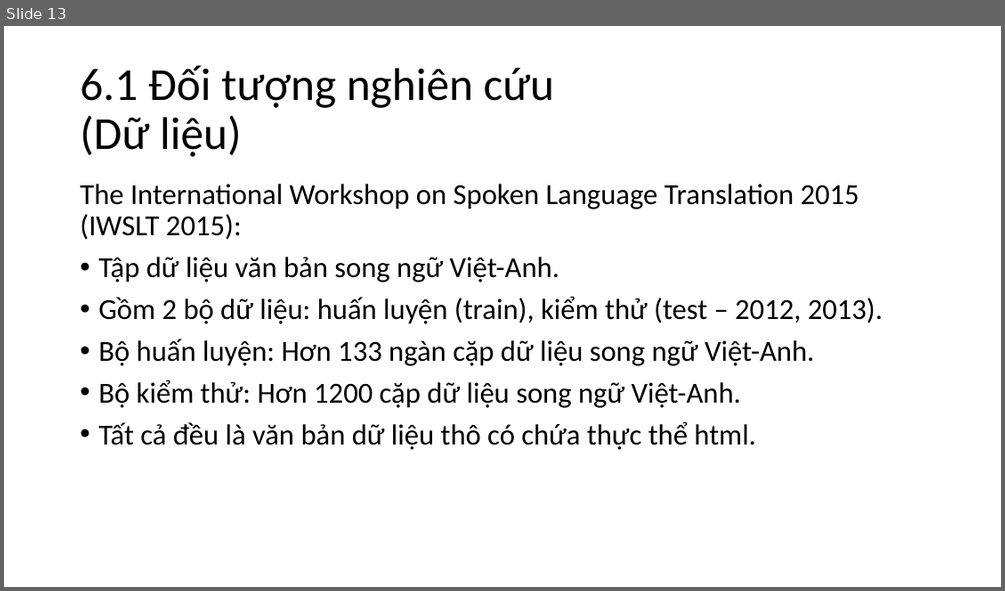
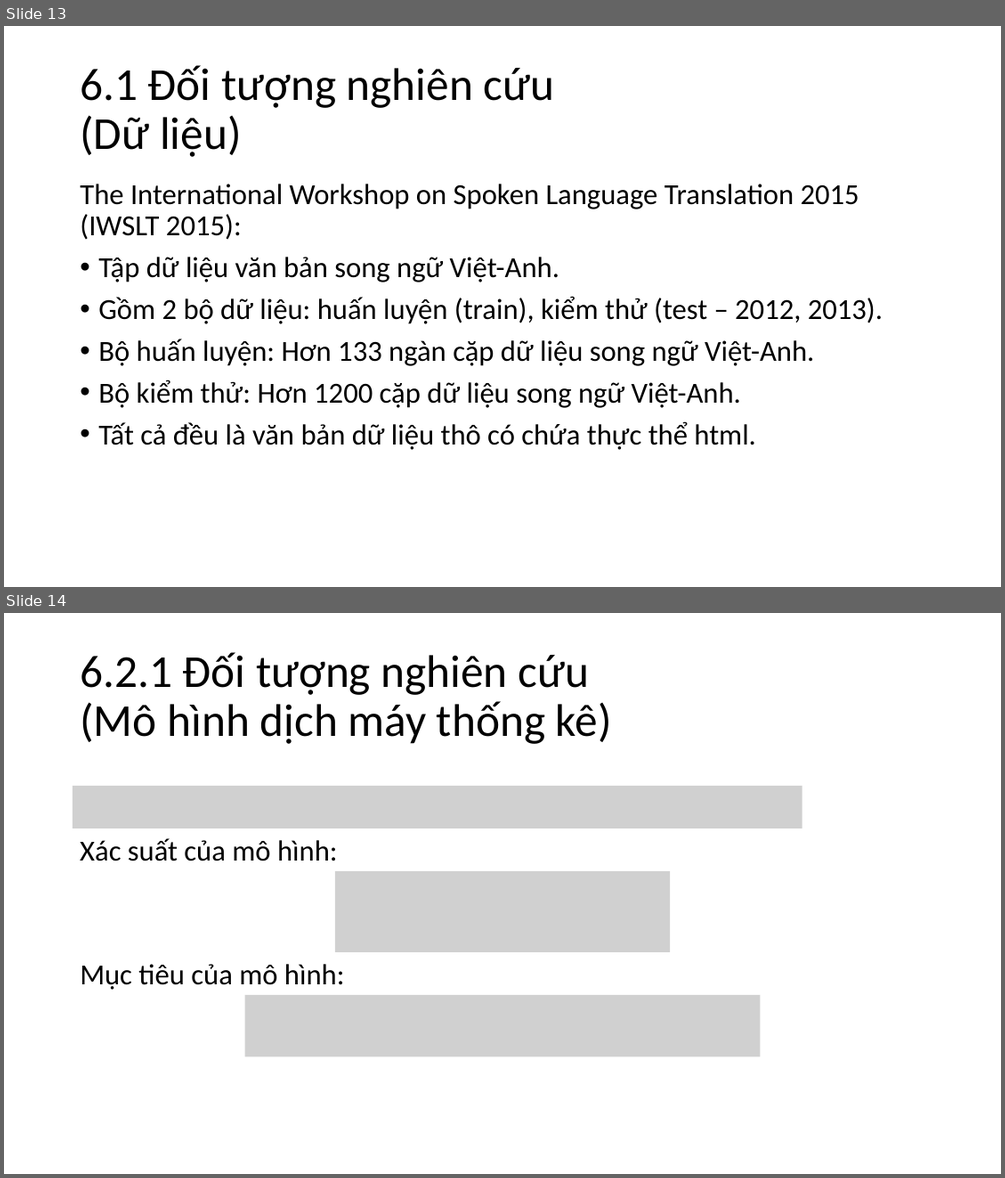
Before and after one commit to nguyenduyhanlam/Improving-Vietnamese-English-neural-machine-translation-with-guiding-word-alignments, a slide deck: dcct.pptx. Shown one above the other, each under a label of ours: slide 13 before the commit, slides 13 and 14 after it. The pictures are 1005x591 and 1005x1178 pixels, drawn with LibreOffice and Linux fonts; fonts in the diff are those of the drawing; grey boxes stand for pictures. Boxes give left, top, right and bottom in pixels: in the first picture for what was removed or moved away, otherwise in the second. Text is boxed around its words. In the diff, an @@ line names an element or a change of style, - is before the commit and + after.

```diff
--- a/dcct.pptx
+++ b/dcct.pptx
@@ slide 14 added at (x1=4, y1=613, x2=1001, y2=1174), background #FFFFFF @@
@@ title added at (x1=80, y1=652, x2=612, y2=744), 44 pt, text #000000 @@
+6.2.1 Đối tượng nghiên cứu
+(Mô hình dịch máy thống kê)
@@ picture added at (x1=73, y1=786, x2=802, y2=828) @@
@@ text added at (x1=80, y1=838, x2=338, y2=861), 28 pt, text #000000 @@
+Xác suất của mô hình:
@@ picture added at (x1=335, y1=871, x2=671, y2=952) @@
@@ text added at (x1=80, y1=964, x2=345, y2=989), 28 pt, text #000000 @@
+Mục tiêu của mô hình:
@@ picture added at (x1=245, y1=995, x2=760, y2=1057) @@
```
Also in this commit, not shown: 6 slides changed, 12 other slides added.
